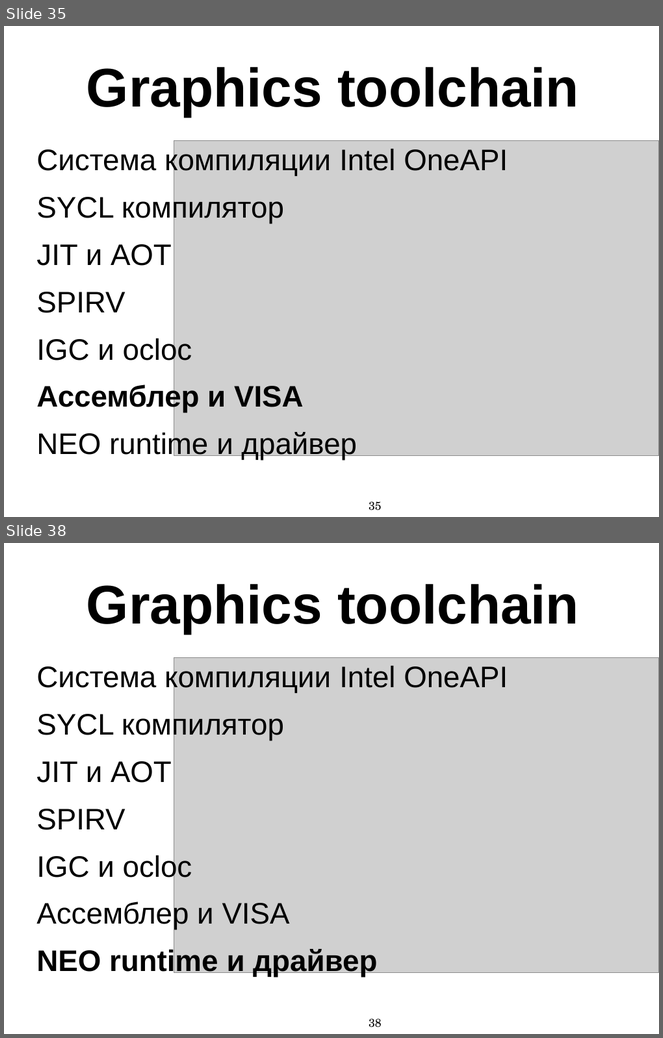
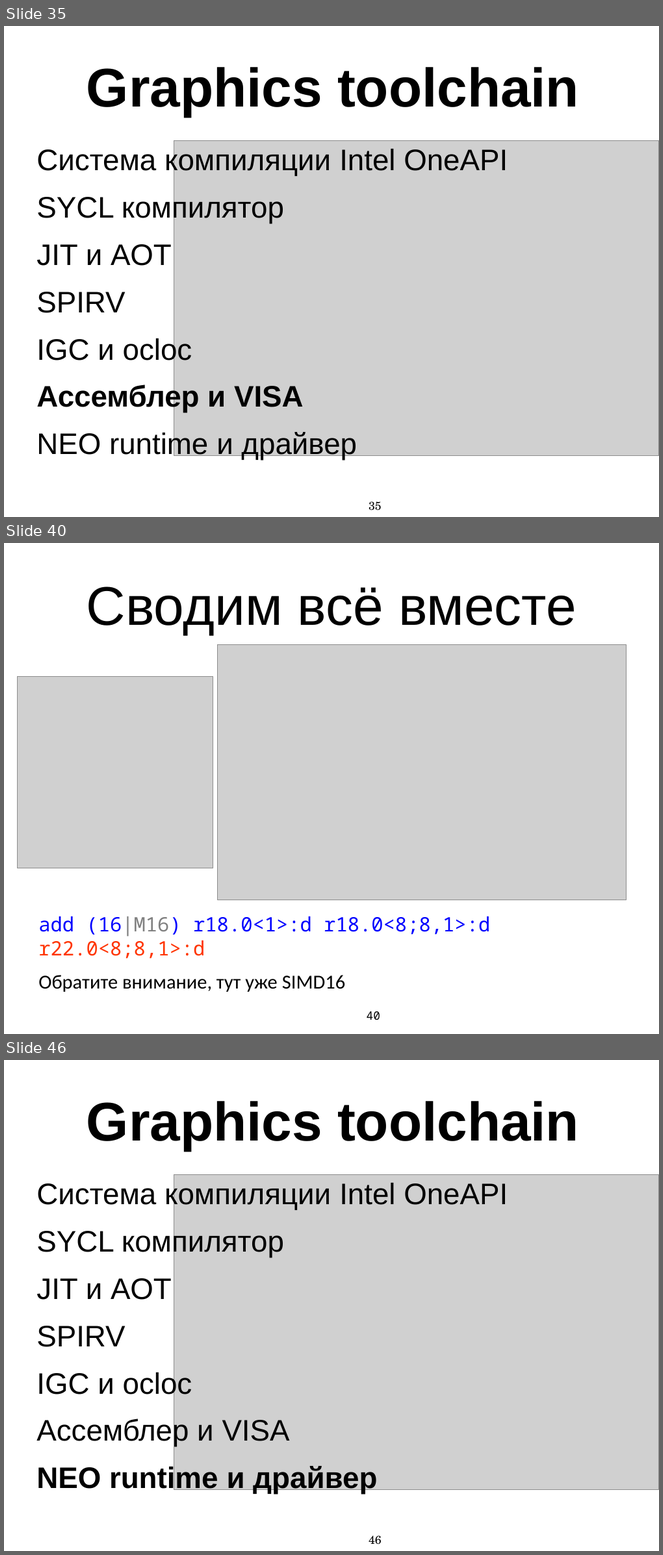
Before and after one commit to MIPT-ILab/cpp-lects-rus, a slide deck: other_lects/toolchain_lect/slides/graphics_toolchain_complete_ppt.pptx. Shown one above the other, each under a label of ours: slides 35 and 38 before the commit, slides 35, 40 and 46 after it; the slides between them are not shown. The pictures are 663x1038 and 663x1555 pixels, drawn with LibreOffice and Linux fonts; fonts in the diff are those of the drawing; grey boxes stand for pictures. Boxes give left, top, right and bottom in pixels: in the first picture for what was removed or moved away, otherwise in the second. Text is boxed around its words. In the diff, an @@ line names an element or a change of style, - is before the commit and + after.

```diff
--- a/other_lects/toolchain_lect/slides/graphics_toolchain_complete_ppt.pptx
+++ b/other_lects/toolchain_lect/slides/graphics_toolchain_complete_ppt.pptx
@@ slide 40 added at (4, 543, 659, 1034), background #FFFFFF @@
@@ title added at (87, 587, 577, 635), 66 pt, text #000000 @@
+Сводим всё вместе
@@ picture added at (218, 644, 627, 901) @@
@@ picture added at (18, 676, 213, 868) @@
@@ text added at (38, 916, 490, 992), 24 pt, text #0000FF @@
+add (16|M16) r18.0<1>:d r18.0<8;8,1>:d r22.0<8;8,1>:d
+Обратите внимание, тут уже SIMD16
@@ page number added at (367, 1012, 380, 1020), 14 pt, text #000000 @@
+40
@@ what was slide 38 is now slide 46 @@
@@ page number at (369, 1536, 382, 1545): text changed @@
-38
+46
```
Also in this commit, not shown: 13 slides changed, 13 other slides added, 4 slides removed, 3 other files.
